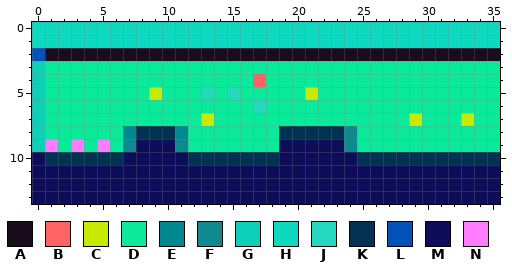
A pixel-art sprite gets an edit: Progetto_prog_3/res/lvls/2.png. That is the earlier state.
The file is 36x14 pixels. Colours within 5 levels of each other are drawn and written as one.
Palette (. is transparent): A #190d1d  B #ff6363  C #c8ea00  D #0bea9a  E #00898e  F #0e898e  G #0ed0b8  H #0dd8c0  J #27d8c0  K #013251  L #0451b8  M #0d0d5a  N #ff7bff
Pixels before, first column x 0:
 0 HHHHHHHHHHHHHHHHHHHHHHHHHHHHHHHHHHHH
 1 HHHHHHHHHHHHHHHHHHHHHHHHHHHHHHHHHHHH
 2 LAAAAAAAAAAAAAAAAAAAAAAAAAAAAAAAAAAA
 3 GDDDDDDDDDDDDDDDDDDDDDDDDDDDDDDDDDDD
 4 GDDDDDDDDDDDDDDDDBDDDDDDDDDDDDDDDDDD
 5 GDDDDDDDDCDDDJDJDDDDDCDDDDDDDDDDDDDD
 6 GDDDDDDDDDDDDDDDDJDDDDDDDDDDDDDDDDDD
 7 GDDDDDDDDDDDDCDDDDDDDDDDDDDDDCDDDCDD
 8 GDDDDDDEKKKEDDDDDDDKKKKKFDDDDDDDDDDD
 9 GNDNDNDFMMMFDDDDDDDMMMMMFDDDDDDDDDDD
10 MKKKKKKMMMMMKKKKKKKMMMMMMKKKKKKKKKKK
11 MMMMMMMMMMMMMMMMMMMMMMMMMMMMMMMMMMMM
12 MMMMMMMMMMMMMMMMMMMMMMMMMMMMMMMMMMMM
13 MMMMMMMMMMMMMMMMMMMMMMMMMMMMMMMMMMMM
New version:
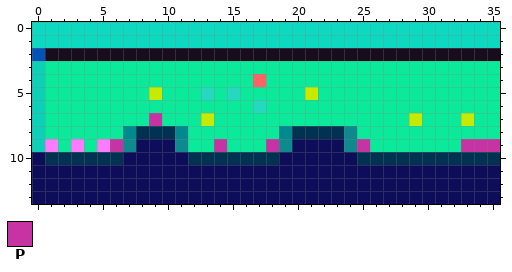
Colours new in this view: P #c634a4
From old to new:
Changed rows in their new state; - is an unchanged pixel.
first column x 6:
 7 ---P--------------------------
 8 -------------E----------------
 9 P-------P---PF-----P-------PPP
Where, in picture pixels (left, top, right, bottom), the same in both pictures:
changed: (110, 113, 227, 152)
changed: (266, 126, 292, 152)
changed: (357, 139, 370, 152)
changed: (461, 139, 500, 152)
